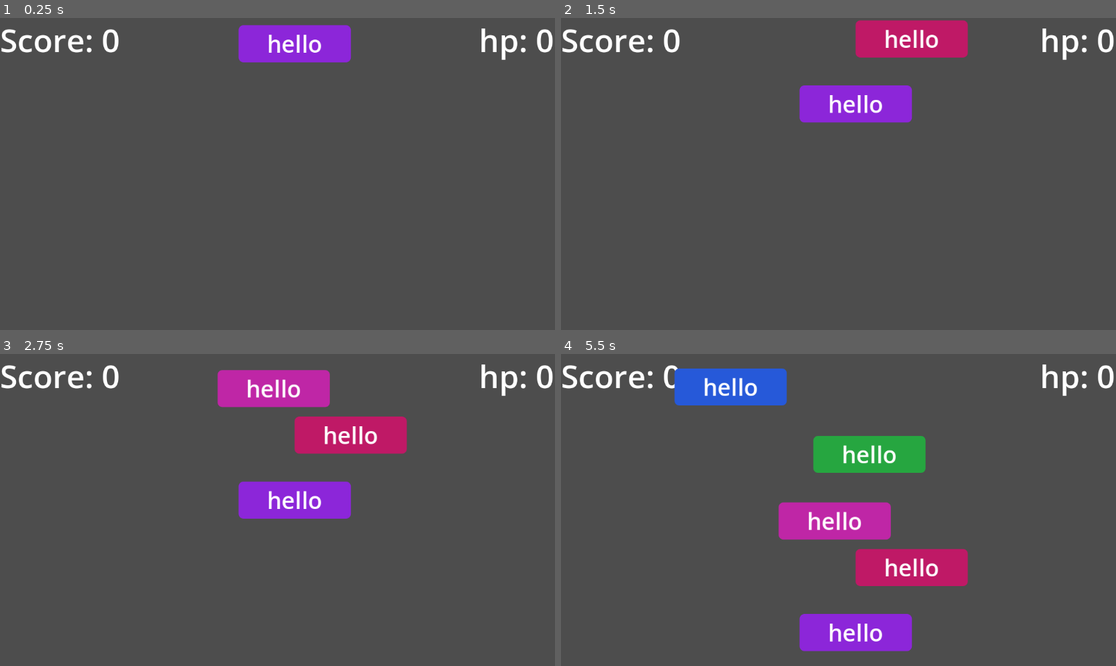
Above: before the commit, frames 1-4 (two rows, left to right).
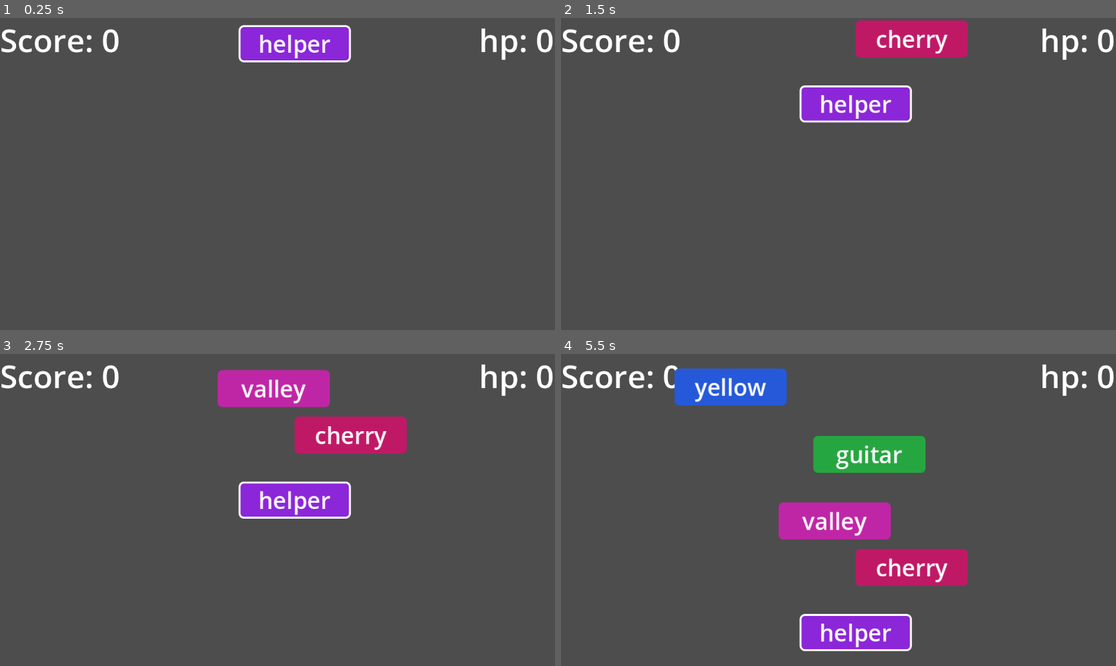
Above: after the commit, the same moments.

Repository: HuLunTunTao/godot_typing
Game: Godot game, scene res://Pages/MainPage.tscn
Two runs of this game, one before a commit and one after it. Both use one fixed random seed, a clock stepped at 60 frames per second and the inputs below.
Inputs:
- Up to frame 1 (0.25 s): no input
- Up to frame 2 (1.5 s): tap Enter at 0.5 s
- Up to frame 3 (2.75 s): no input
- Up to frame 4 (5.5 s): no input

The runs differ from the first frame. In frame 1, 0.8% of the frame differs, in the area x 42-64%, y 2-15%; in frame 2, 1.2%; in frame 3, 1.6%; in frame 4, 2.5%, in the area x 24-70%, y 7-96%.
Error before the commit: Invalid assignment of property or key 'text' with value of type 'String' on a base object of type 'Nil'. (res://Components/words_card.gd:9)

Commit message:
优化单词卡片逻辑，修复完成状态处理，调整生成单词卡片的顺序

Diff:
--- a/Components/words_card.gd
+++ b/Components/words_card.gd
@@ -9,6 +9,7 @@
 		label.text=word
 		if value=="":
 			word_finished.emit()
+			is_done=true
 
 var is_on_focus:bool=false:
 	get:
@@ -19,7 +20,10 @@
 
 var moving_speed:int=100
 
-var is_done:bool=false #finished或者missed了
+var is_done:bool=false: #finished获missed了
+	set(value):
+		is_done = value
+		queue_free()
 
 signal word_finished
 signal word_missed
@@ -71,6 +75,7 @@
 
 	if position.y > get_viewport_rect().size.y:
 		word_missed.emit()
+		is_done=true
 
 
 
--- a/Pages/main_page.gd
+++ b/Pages/main_page.gd
@@ -37,9 +37,10 @@
 
 func generate_word_card(word:String):
 	var word_card = word_card_scene.instantiate()
+	add_child(word_card)
 	word_card.word = word
 	word_card.position.y = -10
-	add_child(word_card)
+
 
 	word_card_queue.push(word_card)
 
@@ -66,7 +67,7 @@
 
 func next_card_focus():
 	var word_card=word_card_queue.pop()
-	while word_card.is_done:
+	while word_card == null or word_card.is_done:
 		word_card=word_card_queue.pop()
 
 	word_card.is_on_focus=true
@@ -93,3 +94,4 @@
 	score=0
 	load_words("res://Assets/words.txt")
 	game_start()
+	next_card_focus()
